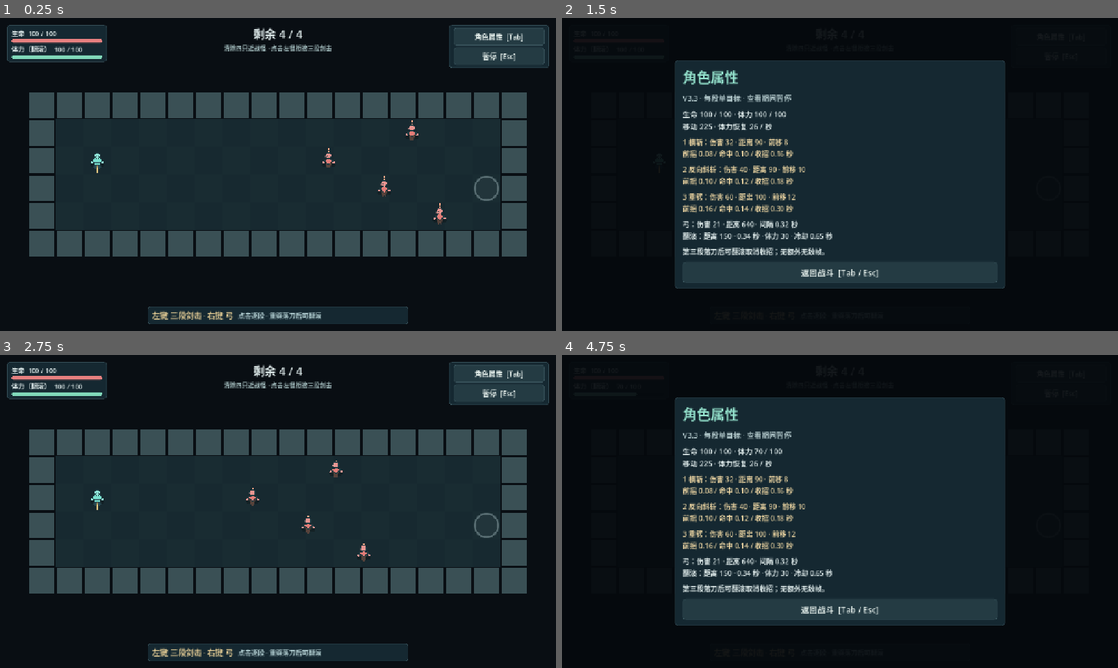
Above: before the commit, frames 1-4 (two rows, left to right).
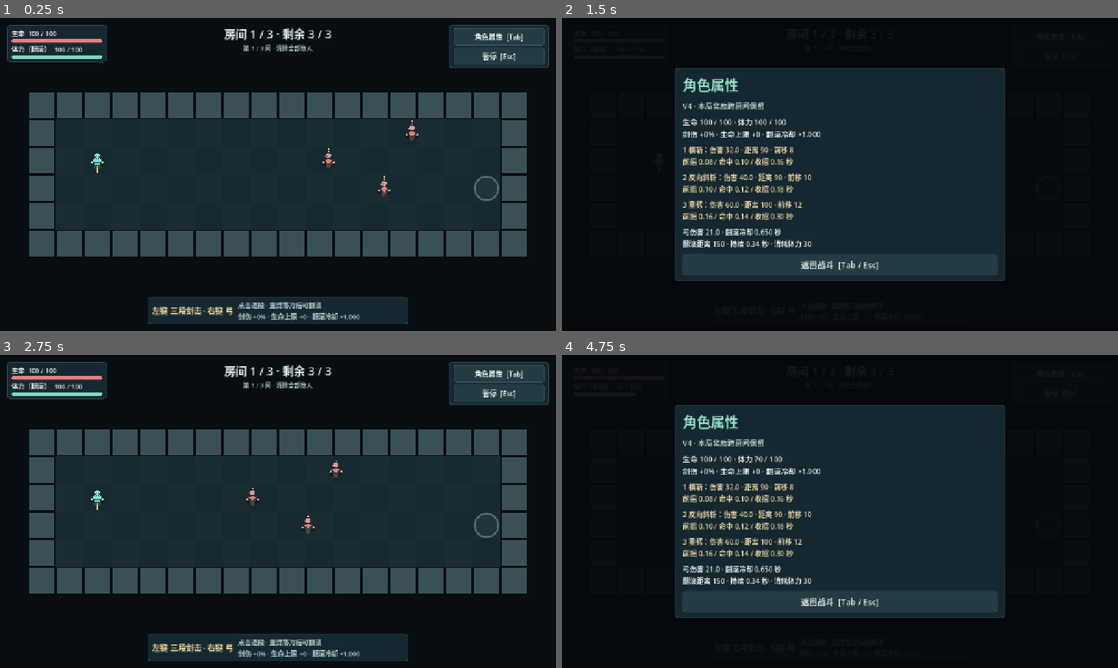
Above: after the commit, the same moments.

Repository: laoshiren912/wenjian
Game: Godot game, scene res://scenes/main_v4.tscn
Two runs of this game, one before a commit and one after it. Both use one fixed random seed, a clock stepped at 60 frames per second and the inputs below. Before the commit the project starts from res://scenes/main_v33.tscn.
Inputs (mouse positions are in pixels of both pictures, inside the frame that each line leads up to):
- Up to frame 1 (0.25 s): no input
- Up to frame 2 (1.5 s): click "角色属性 [Tab]" at 0.5 s; click "暂停 [Esc]" at 1.25 s
- Up to frame 3 (2.75 s): click "返回战斗 [Tab / Esc]" at 2 s
- Up to frame 4 (4.75 s): tap Enter at 2.75 s; move the mouse to (962, 495) at 2.77 s; press the mouse at (962, 495) at 2.78 s; hold D (move_right) 2.78-3.5 s; right-click (962, 495) at 3.05 s; release the mouse at (962, 495) at 3.5 s; drag from (728, 527) to (812, 574) at 3.52 s; move the mouse to (895, 442) at 4.27 s; hold D (move_right) from 4.28 s (still down); hold Space (roll) from 4.28 s (still down); click (895, 442) at 4.42 s; tap Tab (stats) at 4.55 s

The runs differ from the first frame. In frame 1, 3.1% of the frame differs, in the area x 26-81%, y 3-97%; in frame 2, 9.9%, in the area x 20-80%, y 13-87%; in frame 3, 3.1%; in frame 4, 9.9%.

Commit message:
实现 V4 三房奖励与死亡重开的最小 Roguelite 循环

Diff:
--- a/project.godot
+++ b/project.godot
@@ -11,7 +11,7 @@
 [application]
 
 config/name="像素幸存者"
-run/main_scene="res://scenes/main_v33.tscn"
+run/main_scene="res://scenes/main_v4.tscn"
 config/features=PackedStringArray("4.7", "GL Compatibility")
 config/icon="res://icon.svg"
 
--- /dev/null
+++ b/scenes/main_v4.tscn
@@ -0,0 +1,26 @@
+[gd_scene load_steps=5 format=3]
+
+[ext_resource type="Script" path="res://scripts/v4_run.gd" id="1"]
+[ext_resource type="Script" path="res://scripts/v4_world.gd" id="2"]
+[ext_resource type="Script" path="res://scripts/combat_feedback.gd" id="3"]
+[ext_resource type="Script" path="res://scripts/v4_hud.gd" id="4"]
+
+[node name="RoomGame" type="Node2D"]
+process_mode = 3
+script = ExtResource("1")
+
+[node name="World" type="Node2D" parent="."]
+process_mode = 1
+script = ExtResource("2")
+
+[node name="CombatFeedback" type="Node2D" parent="World"]
+z_index = 20
+script = ExtResource("3")
+
+[node name="Camera2D" type="Camera2D" parent="."]
+process_mode = 1
+position = Vector2(1280, 960)
+
+[node name="HUD" type="CanvasLayer" parent="."]
+process_mode = 3
+script = ExtResource("4")
--- /dev/null
+++ b/scripts/v4_config.gd
@@ -0,0 +1,13 @@
+extends RefCounted
+
+# V4 tuning only. V3.3 combat defaults remain unchanged.
+const ROOMS: Array[Array] = [[1, 1, 1], [1, 1, 1, 2], [1, 1, 1, 1, 2]]
+const SPAWN_CELLS: Array[Vector2i] = [Vector2i(22, 14), Vector2i(24, 15), Vector2i(25, 13), Vector2i(26, 16), Vector2i(26, 14)]
+const REWARD_CELL := Vector2i(20, 14)
+const REWARD_RADIUS := 40.0
+const SWORD_BONUS := 0.15
+const HEALTH_BONUS := 20.0
+const ROLL_FACTOR := 0.85
+
+static func reward_names() -> Array[String]:
+	return ["剑伤害 +%.0f%%" % (SWORD_BONUS * 100.0), "最大生命 +%.0f" % HEALTH_BONUS, "翻滚冷却 -%.0f%%" % ((1.0 - ROLL_FACTOR) * 100.0)]
--- /dev/null
+++ b/scripts/v4_hud.gd
@@ -0,0 +1,46 @@
+extends "res://scripts/combo_hud.gd"
+
+signal reward_selected(index: int)
+const CONFIG = preload("res://scripts/v4_config.gd")
+var run
+
+func reward_summary() -> String:
+	if run == null:
+		return ""
+	return "剑伤 +%.0f%% · 生命上限 +%.0f · 翻滚冷却 ×%.3f" % [run.reward_counts[0] * CONFIG.SWORD_BONUS * 100.0, run.reward_counts[1] * CONFIG.HEALTH_BONUS, pow(CONFIG.ROLL_FACTOR, run.reward_counts[2])]
+
+func update_room(remaining: int, total: int, triggered: int) -> void:
+	super.update_room(remaining, total, triggered)
+	if run == null:
+		return
+	timer_text.text = "终点 · 通关" if run.room_index == 3 else "房间 %d / 3 · 剩余 %d / %d" % [run.room_index + 1, remaining, total]
+	weapon_detail.text += "\n" + reward_summary()
+
+func show_rewards() -> void:
+	var box := _screen("清房奖励 · 三选一", "每房领取一次 · 可重复选择 · 选择后开放出口")
+	box.add_child(_modal_label(reward_summary(), 17))
+	var names: Array[String] = CONFIG.reward_names()
+	for i in range(names.size()):
+		_add_button(box, names[i], func(): reward_selected.emit(i))
+	box.add_child(_modal_label("剑伤按基础值加算，仅影响剑；生命同时恢复%.0f点。\n翻滚冷却每次乘%.2f。请选一项继续。" % [CONFIG.HEALTH_BONUS, CONFIG.ROLL_FACTOR], 16))
+
+func show_pause(_gold: int = -1) -> void:
+	var box := _screen("已暂停", "V4 · 三个战斗房间 → 终点")
+	box.add_child(_modal_label("WASD 移动 · 鼠标瞄准 · 左键逐次三段剑击\n右键弓 · Space 翻滚 · Tab 属性\n清房后靠近金色奖励，选一项，再走入右侧出口。\n重新开始将返回第1间，清空本局奖励。", 17))
+	_add_button(box, "继续  [Esc]", func(): resume_requested.emit())
+	_add_button(box, "重新开始", func(): restart_requested.emit())
+
+func show_stats() -> void:
+	var box := _screen("角色属性", "V4 · 本局奖励跨房间保留")
+	box.add_child(_modal_label("生命 %.0f / %.0f · 体力 %.0f / %.0f\n%s" % [player.health, player.max_health, player.stamina, player.max_stamina, reward_summary()], 17))
+	for i in range(player.combo.stages.size()):
+		var data: Dictionary = player.combo.stages[i]
+		box.add_child(_modal_label("%d %s：伤害 %.1f · 距离 %.0f · 前移 %.0f\n前摇 %.2f / 命中 %.2f / 收招 %.2f 秒" % [i + 1, data.name, float(data.damage) * player.damage_multiplier, data.reach, data.lunge, data.windup, data.active, data.recovery], 16, Color("e1cc9c")))
+	box.add_child(_modal_label("弓伤害 %.1f · 翻滚冷却 %.3f 秒\n翻滚距离 %.0f · 持续 %.2f 秒 · 消耗体力 %.0f" % [21.0 * player.damage_multiplier, player.roll_cooldown, player.roll_distance, player.roll_duration, player.roll_stamina_cost], 16))
+	_add_button(box, "返回战斗  [Tab / Esc]", func(): resume_requested.emit())
+
+func show_run_result(won: bool) -> void:
+	var box := _screen("本局通关" if won else "角色倒下", "已抵达终点房间" if won else "倒在第 %d / 3 间" % (run.room_index + 1))
+	box.add_child(_modal_label("本局击败 %d / 12\n%s" % [run.run_kills, reward_summary()], 19))
+	box.add_child(_modal_label("重新开始：第1间、满生命与体力、清空奖励。", 17))
+	_add_button(box, "重新开始  [Enter / R]", func(): restart_requested.emit())
--- /dev/null
+++ b/scripts/v4_run.gd
@@ -0,0 +1,149 @@
+extends "res://scripts/room_game.gd"
+
+const CONFIG = preload("res://scripts/v4_config.gd")
+const COMBO_PLAYER = preload("res://scenes/player_combo.tscn")
+var room_index := 0
+var reward_counts: Array[int] = [0, 0, 0]
+var run_kills := 0
+var base_stages: Array[Dictionary] = []
+var base_health := 100.0
+var base_roll := 0.65
+
+func _create_player() -> SurvivorPlayer:
+	return COMBO_PLAYER.instantiate()
+
+func _build_ui() -> void:
+	super._build_ui()
+	hud.run = self
+	hud.reward_selected.connect(select_reward)
+
+# All existing restart signals reset the run; room transitions use _enter_room.
+func start_room() -> void:
+	room_index = 0
+	reward_counts.assign([0, 0, 0])
+	run_kills = 0
+	_enter_room()
+
+func _enter_room() -> void:
+	var carried_health := -1.0
+	var carried_stamina := -1.0
+	if room_index > 0 and is_instance_valid(player):
+		carried_health = player.health
+		carried_stamina = player.stamina
+	super.start_room()
+	world.triggered.fill(true)
+	world.reward_visible = false
+	world.room_cleared = false
+	base_stages = player.combo.stages.duplicate(true)
+	base_health = player.max_health
+	base_roll = player.roll_cooldown
+	_apply_rewards()
+	if carried_health >= 0.0:
+		player.health = carried_health
+		player.stamina = carried_stamina
+	player.weapon.heavy_hit.connect(func(): feedback.shake_strength = maxf(feedback.shake_strength, 6.0))
+	if room_index == CONFIG.ROOMS.size():
+		total = 0
+		remaining = 0
+		triggered_count = 0
+		phase = "cleared"
+		world.room_cleared = true
+		_update_status()
+		_show_result(true)
+	else:
+		var kinds: Array = CONFIG.ROOMS[room_index]
+		total = kinds.size()
+		remaining = total
+		triggered_count = total
+		for i in range(total):
+			var enemy: SurvivorEnemy = ENEMY.instantiate()
+			enemy.world = world
+			enemy.kind = kinds[i]
+			enemy.dodge_enabled = false
+			enemy.collision_mask = 1 | 2 | 4
+			enemy.position = world.cell_center(CONFIG.SPAWN_CELLS[i])
+			enemy.killed.connect(_on_enemy_killed)
+			enemy.damaged.connect(func(point: Vector2, amount: float): feedback.show_damage(point, amount, false))
+			world.actors.add_child(enemy)
+		_update_status()
+	hud.update_room(remaining, total, triggered_count)
+	world.queue_redraw()
+
+func _apply_rewards() -> void:
+	player.combo.stages = base_stages.duplicate(true)
+	for data in player.combo.stages:
+		data.damage = float(data.damage) * (1.0 + CONFIG.SWORD_BONUS * reward_counts[0])
+	player.max_health = base_health + CONFIG.HEALTH_BONUS * reward_counts[1]
+	player.roll_cooldown = base_roll * pow(CONFIG.ROLL_FACTOR, reward_counts[2])
+
+func _on_enemy_killed(_point: Vector2, _xp: int) -> void:
+	if phase != "combat":
+		return
+	remaining -= 1
+	run_kills += 1
+	if remaining == 0:
+		phase = "reward_wait"
+		world.room_cleared = true
+		world.reward_visible = true
+		world.queue_redraw()
+	_update_status()
+
+func _physics_process(_delta: float) -> void:
+	if get_tree().paused:
+		return
+	if phase == "reward_wait" and player.global_position.distance_to(world.cell_center(CONFIG.REWARD_CELL)) <= CONFIG.REWARD_RADIUS:
+		phase = "reward_select"
+		get_tree().paused = true
+		hud.show_rewards()
+	elif phase == "exit_ready" and player.global_position.distance_to(world.cell_center(world.PORTAL_CELL)) < 34.0:
+		room_index += 1
+		phase = "transition"
+		_enter_room.call_deferred()
+
+func select_reward(index: int) -> void:
+	if phase != "reward_select" or index < 0 or index >= reward_counts.size():
+		return
+	phase = "exit_ready"
+	reward_counts[index] += 1
+	_apply_rewards()
+	if index == 1:
+		player.health = minf(player.max_health, player.health + CONFIG.HEALTH_BONUS)
+	world.reward_visible = false
+	world.portal_open = true
+	world.queue_redraw()
+	hud.hide_screen()
+	get_tree().paused = false
+	_update_status()
+
+func _update_status() -> void:
+	match phase:
+		"combat": status.text = "第 %d / 3 间 · 清除全部敌人" % (room_index + 1)
+		"reward_wait", "reward_select": status.text = "已清场 · 靠近中央金色奖励，选择后开放出口"
+		"exit_ready": status.text = "已领奖 · 前往右侧出口"
+		"cleared": status.text = "终点房间 · 本局通关"
+		"dead": status.text = "角色倒下 · 重开将清空本局奖励"
+
+func toggle_pause() -> void:
+	if menu_open:
+		resume_room()
+	elif phase in ["combat", "reward_wait", "exit_ready"]:
+		menu_open = true
+		stats_open = false
+		get_tree().paused = true
+		hud.show_pause()
+
+func toggle_stats() -> void:
+	if menu_open:
+		resume_room()
+	elif phase in ["combat", "reward_wait", "exit_ready"]:
+		menu_open = true
+		stats_open = true
+		get_tree().paused = true
+		hud.show_stats()
+
+func _show_result(completed: bool) -> void:
+	menu_open = false
+	stats_open = false
+	get_tree().paused = true
+	hud.update_room(remaining, total, triggered_count)
+	hud.show_run_result(completed)
--- /dev/null
+++ b/scripts/v4_world.gd
@@ -0,0 +1,14 @@
+extends "res://scripts/corridor_world.gd"
+
+const CONFIG = preload("res://scripts/v4_config.gd")
+var reward_visible := false
+var room_cleared := false
+
+func _draw() -> void:
+	super._draw()
+	if room_cleared and not portal_open:
+		draw_arc(cell_center(PORTAL_CELL), 31.0, 0.0, TAU, 40, Color("e1cc9c"), 2.0, true)
+	if reward_visible:
+		var point := cell_center(CONFIG.REWARD_CELL)
+		draw_circle(point, CONFIG.REWARD_RADIUS, Color(1.0, 0.8, 0.3, 0.12))
+		draw_colored_polygon(PackedVector2Array([point + Vector2(0, -15), point + Vector2(15, 0), point + Vector2(0, 15), point + Vector2(-15, 0)]), Color("f4d278"))
--- a/tests/sword_combo.gd
+++ b/tests/sword_combo.gd
@@ -80,7 +80,7 @@
 	current_scene = game
 	await process_frame
 	bind_player()
-	check(ProjectSettings.get_setting("application/run/main_scene") == "res://scenes/main_v33.tscn", "F5 starts V3.3")
+	check(ResourceLoader.exists("res://scenes/main_v33.tscn"), "V3.3 remains available via explicit scene")
 	check(game.total == 4 and game.remaining == 4 and get_nodes_in_group("enemies").size() == 4, "four enemies appear immediately")
 	for enemy in get_nodes_in_group("enemies"):
 		check(enemy.kind == SurvivorEnemy.Kind.HOSTILE and not enemy.emerging and not enemy.dodge_enabled and enemy.encounter_id == -1, "existing ordinary melee AI without emergence")
--- /dev/null
+++ b/tests/v4_loop.gd
@@ -0,0 +1,281 @@
+extends SceneTree
+
+# Controlled real-scene fixtures and dispatched GUI events, not human combat.
+var game
+var checks := 0
+var failures := 0
+const CONFIG = preload("res://scripts/v4_config.gd")
+const OUTPUT := "res://artifacts/v4_review_2026-11-05/"
+
+func _initialize() -> void:
+	run.call_deferred()
+
+func check(ok: bool, message: String) -> void:
+	checks += 1
+	if not ok:
+		failures += 1
+	print(("PASS: " if ok else "FAIL: ") + message)
+
+func frames(count: int = 3) -> void:
+	for i in range(count):
+		await physics_frame
+	await process_frame
+
+func freeze() -> void:
+	# Freeze mechanics only, retaining the run controller and real UI processing.
+	game.player.set_physics_process(false)
+	game.player.weapon.set_physics_process(false)
+	game.player.ranged_weapon.set_physics_process(false)
+	for enemy in get_nodes_in_group("enemies"):
+		enemy.set_physics_process(false)
+
+func reset() -> void:
+	game.start_room()
+	freeze()
+
+func clear_room() -> void:
+	for enemy in get_nodes_in_group("enemies"):
+		if not enemy.dead:
+			enemy.take_damage(10000.0, Vector2.ZERO, true)
+	await frames()
+
+func approach_reward() -> void:
+	game.player.position = game.world.cell_center(CONFIG.REWARD_CELL)
+	await frames()
+
+func advance() -> void:
+	game.player.position = game.world.cell_center(game.world.PORTAL_CELL)
+	await frames(1)
+	freeze()
+
+func key(code: int) -> void:
+	var event := InputEventKey.new()
+	event.keycode = code
+	event.physical_keycode = code
+	event.pressed = true
+	root.push_input(event, true)
+	event = event.duplicate()
+	event.pressed = false
+	root.push_input(event, true)
+
+func mouse(down: bool, point: Vector2) -> void:
+	if down:
+		Input.action_press("attack")
+	else:
+		Input.action_release("attack")
+	var event := InputEventMouseButton.new()
+	event.button_index = MOUSE_BUTTON_LEFT
+	event.position = point
+	event.global_position = point
+	event.pressed = down
+	root.push_input(event, true)
+
+func button(prefix: String) -> Button:
+	for item in game.hud.root.find_children("*", "Button", true, false):
+		if item.is_visible_in_tree() and item.text.begins_with(prefix):
+			return item
+	return null
+
+func click(prefix: String) -> void:
+	var target := button(prefix)
+	check(target != null, "button available: " + prefix)
+	if target == null:
+		return
+	var point := target.get_global_rect().get_center()
+	mouse(true, point)
+	await frames(1)
+	mouse(false, point)
+	await frames()
+
+func snapshot(name: String) -> void:
+	await frames()
+	var bounds := Rect2(Vector2.ZERO, game.hud.root.size).grow(1)
+	for label in [game.hud.timer_text, game.hud.status_text]:
+		check(bounds.encloses(label.get_global_rect()), name + " heading fits: " + str(label.get_global_rect()))
+	for panel in game.hud.combat_panels:
+		check(bounds.encloses(panel.get_global_rect()), name + " HUD fits")
+	if game.hud.overlay.visible:
+		check(bounds.encloses(game.hud.modal_panel.get_global_rect()), name + " modal fits")
+		for item in game.hud.modal_panel.find_children("*", "Control", true, false):
+			if item.is_visible_in_tree():
+				check(bounds.encloses(item.get_global_rect()), name + " content fits: " + item.name)
+	if OS.get_cmdline_user_args().has("--visual"):
+		await RenderingServer.frame_post_draw
+		check(root.get_texture().get_image().save_png(OUTPUT + name + ".png") == OK, name + " screenshot saved")
+
+func assert_fresh(label: String) -> void:
+	check(game.room_index == 0 and game.remaining == 3 and game.phase == "combat" and not paused, label + " starts room 1")
+	check(game.reward_counts == [0, 0, 0] and game.run_kills == 0, label + " clears run state")
+	check(game.player.health == 100.0 and game.player.max_health == 100.0 and game.player.stamina == 100.0, label + " restores vitals")
+	check(game.player.combo.stages[0].damage == 32.0 and game.player.roll_cooldown == 0.65, label + " restores combat baselines")
+
+func run() -> void:
+	check(ProjectSettings.get_setting("application/run/main_scene") == "res://scenes/main_v4.tscn", "F5 defaults to V4")
+	for name in ["main_v33", "main_v32", "main_v31", "main", "corridor_trial", "trigger_room", "combat_room", "combat_sample"]:
+		check(load("res://scenes/" + name + ".tscn") != null, "old entry loadable: " + name)
+	game = load("res://scenes/main_v4.tscn").instantiate()
+	root.add_child(game)
+	current_scene = game
+	await frames(1)
+	reset()
+	assert_fresh("entry")
+	check(not game.world.reward_visible and not game.world.portal_open, "no early reward or exit")
+	game.select_reward(0)
+	check(game.reward_counts == [0, 0, 0], "cannot choose before reward")
+	game.player.position = game.world.cell_center(game.world.PORTAL_CELL)
+	await frames()
+	check(game.room_index == 0, "combat blocks exit")
+	await clear_room()
+	check(game.remaining == 0 and game.phase == "reward_wait" and game.world.reward_visible, "clear spawns reward")
+	check(not paused and not game.world.portal_open and game.room_index == 0, "distant reward does not auto-popup or allow exit")
+	game.player.position = game.world.cell_center(CONFIG.REWARD_CELL) + Vector2(CONFIG.REWARD_RADIUS + 1.0, 0)
+	await frames()
+	check(game.phase == "reward_wait" and not paused, "outside 40-pixel reward radius does not open selection")
+	game.toggle_pause()
+	check(paused and game.phase == "reward_wait", "pause supported while waiting for reward")
+	game.resume_room()
+	await approach_reward()
+	check(paused and game.phase == "reward_select", "proximity opens paused selection")
+	key(KEY_ESCAPE)
+	key(KEY_TAB)
+	check(paused and game.phase == "reward_select" and game.hud.overlay.visible, "Esc/Tab cannot dismiss reward")
+	game.select_reward(-1)
+	game.select_reward(3)
+	check(game.phase == "reward_select" and game.reward_counts == [0, 0, 0], "invalid choice cannot consume reward")
+	await click("剑伤害")
+	check(game.reward_counts == [1, 0, 0] and game.phase == "exit_ready" and not paused, "GUI choice applied once and resumes")
+	check(game.player.weapon.attack_count == 0 and game.player.combo.click_time == 0.0, "reward click never queues attack")
+	game.select_reward(0)
+	check(game.reward_counts == [1, 0, 0] and not game.world.reward_visible and game.world.portal_open, "duplicate choice ignored, reward removed, exit open")
+	check(is_equal_approx(game.player.combo.stages[0].damage, 36.8) and game.player.damage_multiplier == 1.0, "sword +15 percent without shared bow multiplier")
+	# Actual sword hit, preserving the existing sweep rather than faking damage.
+	var target: SurvivorEnemy = game.ENEMY.instantiate()
+	target.world = game.world
+	target.dodge_enabled = false
+	target.position = game.player.position + Vector2(65, 0)
+	game.world.actors.add_child(target)
+	target.set_physics_process(false)
+	target.collision_layer = 0
+	game.player.weapon.attack(Vector2.RIGHT)
+	for i in range(40):
+		game.player.weapon._physics_process(0.01)
+	check(is_equal_approx(target.max_health - target.health, 36.8), "real blade sweep deals boosted damage")
+	target.free()
+	game.player.ranged_weapon.attack(Vector2.RIGHT)
+	var arrow
+	for actor in game.world.actors.get_children():
+		if actor.get_script() == load("res://scripts/projectile.gd"):
+			arrow = actor
+	check(arrow != null and arrow.damage == 21.0, "actual bow projectile retains 21 damage")
+	var stale_arrow: WeakRef = weakref(arrow)
+	game.player.health = 61.0
+	game.player.stamina = 47.0
+	game.player.combo.queue_click()
+	game.player._roll_requested = true
+	game.player._roll_cooldown = 0.6
+	await advance()
+	check(game.room_index == 1 and game.remaining == 4, "exit advances to second room")
+	check(game.player.health == 61.0 and game.player.stamina == 47.0, "room transition preserves health and stamina")
+	check(game.reward_counts == [1, 0, 0] and is_equal_approx(game.player.combo.stages[0].damage, 36.8), "bonus preserved without re-multiplication")
+	check(stale_arrow.get_ref() == null and game.player.combo.click_time == 0.0 and not game.player._roll_requested and game.player._roll_cooldown == 0.0, "transition clears projectile, queued input and cooldown")
+	var ranged := 0
+	for enemy in get_nodes_in_group("enemies"):
+		if enemy.kind == SurvivorEnemy.Kind.RANGED:
+			ranged += 1
+	check(ranged == 1, "second room has one ranged enemy")
+	await clear_room()
+	await approach_reward()
+	game.select_reward(1)
+	check(game.player.health == 81.0 and game.player.max_health == 120.0, "health reward adds 20 to both current and max")
+	await advance()
+	check(game.room_index == 2 and game.remaining == 5 and game.player.health == 81.0 and game.player.max_health == 120.0, "third room keeps vitals and rewards")
+	ranged = 0
+	for enemy in get_nodes_in_group("enemies"):
+		if enemy.kind == SurvivorEnemy.Kind.RANGED:
+			ranged += 1
+	check(ranged == 1, "third room has four melee and one ranged")
+	await clear_room()
+	await approach_reward()
+	game.select_reward(2)
+	check(is_equal_approx(game.player.roll_cooldown, 0.65 * 0.85), "roll reward reduces cooldown only")
+	game.player.try_roll()
+	check(is_equal_approx(game.player._roll_cooldown, 0.65 * 0.85) and game.player.is_rolling(), "actual roll uses rewarded cooldown")
+	await advance()
+	check(game.room_index == 3 and game.phase == "cleared" and paused and game.total == 0, "terminal room wins without combat")
+	check(game.run_kills == 12 and game.reward_counts == [1, 1, 1] and get_nodes_in_group("enemies").is_empty() and not game.world.reward_visible, "terminal has 12 kills, 3 rewards, no enemies/reward")
+	key(KEY_ENTER)
+	freeze()
+	assert_fresh("win Enter restart")
+	# Repeat each reward through all three real room transitions.
+	for choice in range(3):
+		reset()
+		for room in range(3):
+			await clear_room()
+			await approach_reward()
+			game.select_reward(choice)
+			var count := room + 1
+			check(game.reward_counts[choice] == count, "repeat reward count %d/%d" % [choice, count])
+			if choice == 0:
+				check(is_equal_approx(game.player.combo.stages[2].damage, 60.0 * (1.0 + count * 0.15)), "sword stacks additively")
+			elif choice == 1:
+				check(game.player.max_health == 100.0 + count * 20.0 and game.player.health == game.player.max_health, "health repeat stays capped")
+			else:
+				check(is_equal_approx(game.player.roll_cooldown, 0.65 * pow(0.85, count)), "roll stacks multiplicatively")
+			await advance()
+		check(game.phase == "cleared", "repeat reward route reaches terminal")
+	# Death in each room, using real damage and actual restart key/button routes.
+	for death_room in range(3):
+		reset()
+		for i in range(death_room):
+			await clear_room()
+			await approach_reward()
+			game.select_reward(0)
+			await advance()
+		game.player.invulnerability = 0.0
+		game.player.take_damage(10000.0, Vector2.ZERO)
+		check(paused and game.phase == "dead" and game.room_index == death_room, "death result in room %d" % (death_room + 1))
+		if death_room == 2:
+			await click("重新开始")
+		else:
+			key(KEY_R if death_room == 0 else KEY_ENTER)
+		freeze()
+		assert_fresh("death restart %d" % death_room)
+	await clear_room()
+	await approach_reward()
+	game.select_reward(1)
+	game.toggle_pause()
+	await click("重新开始")
+	freeze()
+	assert_fresh("pause restart")
+	var old_player = load("res://scenes/player_combo.tscn").instantiate()
+	root.add_child(old_player)
+	check(old_player.combo.stages[0].damage == 32.0 and old_player.combo.stages[2].damage == 60.0, "V3.3 new instance untouched by V4 rewards")
+	old_player.free()
+	# Controlled visual fixtures at both supported review sizes.
+	for size in [Vector2i(960, 540), Vector2i(1280, 720)]:
+		root.size = size
+		root.content_scale_size = size
+		reset()
+		await snapshot("%d_combat" % size.x)
+		await clear_room()
+		await snapshot("%d_reward_marker" % size.x)
+		await approach_reward()
+		await snapshot("%d_reward" % size.x)
+		game.select_reward(0)
+		game.toggle_stats()
+		await snapshot("%d_stats" % size.x)
+		game.resume_room()
+		game.player.take_damage(10000.0, Vector2.ZERO)
+		await snapshot("%d_death" % size.x)
+		reset()
+		for i in range(3):
+			await clear_room()
+			await approach_reward()
+			game.select_reward(i)
+			await advance()
+		await snapshot("%d_win" % size.x)
+	paused = false
+	game.queue_free()
+	await process_frame
+	print("V4 LOOP: %d checks, %d failures; controlled fixtures, not human play" % [checks, failures])
+	quit(1 if failures else 0)
Binary file added: artifacts/v4_review_2026-11-05/1280_combat.png
Binary file added: artifacts/v4_review_2026-11-05/1280_death.png
Binary file added: artifacts/v4_review_2026-11-05/1280_reward.png
Binary file added: artifacts/v4_review_2026-11-05/1280_reward_marker.png
Binary file added: artifacts/v4_review_2026-11-05/1280_stats.png
Binary file added: artifacts/v4_review_2026-11-05/1280_win.png
Binary file added: artifacts/v4_review_2026-11-05/960_combat.png
Binary file added: artifacts/v4_review_2026-11-05/960_death.png
Binary file added: artifacts/v4_review_2026-11-05/960_reward.png
Binary file added: artifacts/v4_review_2026-11-05/960_reward_marker.png
Binary file added: artifacts/v4_review_2026-11-05/960_stats.png
Binary file added: artifacts/v4_review_2026-11-05/960_win.png
(and 17 more such lines)
